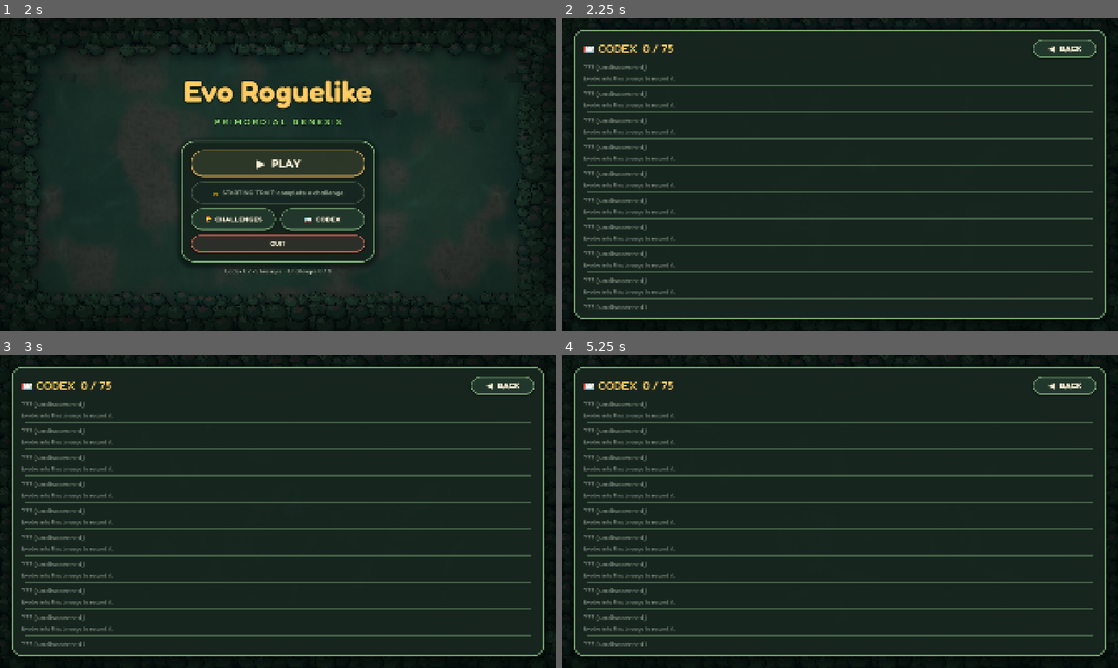
Above: before the commit, frames 1-4 (two rows, left to right).
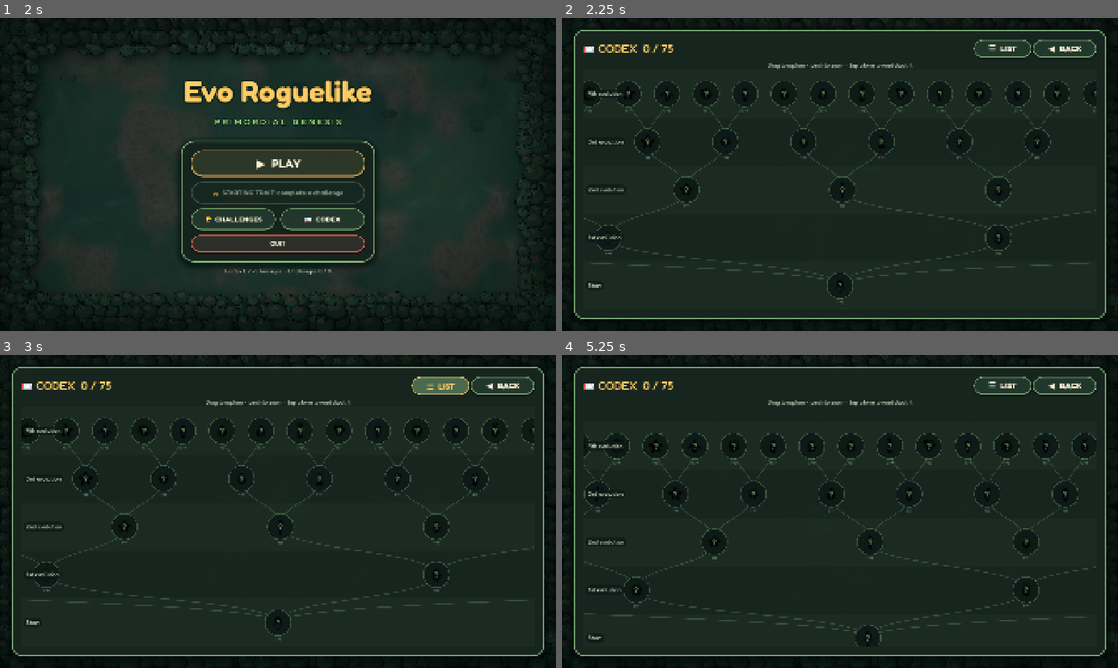
Above: after the commit, the same moments.

Repository: kurosatto/Game
Game: Godot game, scene res://MainMenu.tscn
Two runs of this game, one before a commit and one after it. Both use one fixed random seed, a clock stepped at 60 frames per second and the inputs below.
Inputs (mouse positions are in pixels of both pictures, inside the frame that each line leads up to):
- Up to frame 1 (2 s): click "🏆 CHALLENGES" at 0.5 s; click "◀ BACK" at 1.25 s
- Up to frame 2 (2.25 s): click "📖 CODEX" at 2 s
- Up to frame 3 (3 s): click (439, 386) at 2.75 s, where only the run after the commit has a clickable "☰ LIST"
- Up to frame 4 (5.25 s): tap A at 3.5, 5 s; move the mouse to (962, 495) at 3.52 s; hold D 3.53-4.25 s; tap J at 3.6 s; click (962, 495) at 3.67 s; tap Space at 3.77, 4.07 s; click (1001, 386) at 4.25 s, where only the run after the commit has a clickable "🌳 TREE"; drag from (728, 527) to (812, 574) at 5.02 s

Frame 1 is identical in both runs. In frame 2, 9.1% of the frame differs, in the area x 3-97%, y 6-94%; in frame 3, 9.5%; in frame 4, 9.4%.

Commit message:
Show the codex as a pannable evolution tree
The codex now opens on a tree of all 75 lineages growing up from the
ancestral cell, one row per evolution pick. Discovered forms show their
animated sprite and name with branches lit in their colour; the rest are
silhouettes. Drag to pan, pinch or wheel to zoom, tap a form for its
clade, fact, living relatives and attack. LIST keeps the old text view.

Co-Authored-By: Claude Opus 5.5 <noreply@anthropic.com>
Claude-Session: https://claude.ai/code/session_01MxnmGEtu9CMGUkXiJCxWXe

Diff:
--- /dev/null
+++ b/CodexTree.gd
@@ -0,0 +1,390 @@
+# CodexTree.gd
+# The codex as an evolution tree: the ancestral cell at the bottom and every
+# playable lineage branching up from it, one row per evolution pick.
+# Forms the player has evolved into show their sprite and name; the rest are
+# dark silhouettes. Drag to pan, pinch or mouse wheel to zoom, tap a form to
+# read about it in the side panel. Drawn in one _draw() so 75 forms stay cheap.
+extends Control
+
+const UI = preload("res://data/UIStyle.gd")
+var lineages = preload("res://data/Lineages.gd")
+var codex = preload("res://data/Codex.gd")
+
+const LEAF_GAP = 175.0   # horizontal room for each tip of the tree
+const LEVEL_GAP = 215.0  # vertical gap between evolution picks
+const NODE_R = 58.0      # radius of the round bubble behind each sprite
+const PICK_LABELS = ["Start", "1st evolution", "2nd evolution", "3rd evolution", "4th evolution"]
+
+var found: Array = []
+var nodes: Dictionary = {}   # path -> {pos, form, known}
+var content_size := Vector2.ZERO
+var font_med: Font
+var font_bold: Font
+var sheets: Dictionary = {}  # id -> Texture2D
+
+var zoom := 0.8
+var offset := Vector2.ZERO   # screen position of the content origin
+const NONE = "-"         # the root form's path is "", so "no selection" needs its own key
+var selected := NONE
+var time := 0.0
+var fitted := false
+
+# Input: one finger or mouse button pans, two fingers pinch
+var touches: Dictionary = {} # index -> position
+var press_pos := Vector2.ZERO
+var press_moved := false
+var mouse_down := false
+var pinch_dist := 0.0
+
+var pick_box: StyleBoxFlat
+var info: PanelContainer
+var info_icon: TextureRect
+var info_name: Label
+var info_clade: Label
+var info_body: Label
+
+func _ready():
+	clip_contents = true
+	mouse_filter = Control.MOUSE_FILTER_STOP
+	font_med = UI.font(500)
+	font_bold = UI.font(650)
+	found = codex.load_discovered()
+	pick_box = StyleBoxFlat.new()
+	pick_box.bg_color = Color(UI.INK, 0.85)
+	pick_box.set_corner_radius_all(16)
+	layout_tree()
+	build_info_panel()
+	resized.connect(fit_view)
+
+# ---- Layout ----
+func layout_tree():
+	var next_leaf := [0.0]
+	place("", 0, next_leaf)
+	var depth_max = 0
+	for p in nodes:
+		depth_max = max(depth_max, depth_of(p))
+	content_size = Vector2(next_leaf[0] * LEAF_GAP, (depth_max + 1) * LEVEL_GAP)
+	# Flip so the root sits at the bottom and the tips grow upwards
+	for p in nodes:
+		var n = nodes[p]
+		n.pos = Vector2(n.pos.x, content_size.y - LEVEL_GAP * 0.5 - depth_of(p) * LEVEL_GAP)
+
+func depth_of(path: String) -> int:
+	return 0 if path == "" else path.split(",").size()
+
+# Tips get the next free slot; a parent sits over the middle of its children
+func place(path: String, depth: int, next_leaf: Array) -> float:
+	var kids = lineages.get_child_paths(path)
+	var x := 0.0
+	if kids.is_empty():
+		x = (next_leaf[0] + 0.5) * LEAF_GAP
+		next_leaf[0] += 1.0
+	else:
+		var xs: Array = []
+		for k in kids:
+			xs.append(place(k, depth + 1, next_leaf))
+		x = (xs[0] + xs[-1]) * 0.5
+	var form = lineages.get_form(path)
+	nodes[path] = {"pos": Vector2(x, 0), "form": form, "known": found.has(form.id), "kids": kids}
+	return x
+
+func sheet(id: String) -> Texture2D:
+	if not sheets.has(id):
+		var p = "res://assets/lineages/%s_sheet.png" % id
+		sheets[id] = load(p) if ResourceLoader.exists(p) else null
+	return sheets[id]
+
+# Start zoomed so the whole height fits, centred on the starting cell
+func fit_view():
+	if size.y < 10:
+		return
+	if not fitted:
+		fitted = true
+		zoom = clamp(size.y / content_size.y, min_zoom(), 1.6)
+		var root_pos = nodes[""].pos
+		offset = Vector2(size.x * 0.5 - root_pos.x * zoom, size.y - content_size.y * zoom)
+	clamp_offset()
+	queue_redraw()
+
+func min_zoom() -> float:
+	return clamp(min(size.x / content_size.x, size.y / content_size.y) * 0.95, 0.12, 0.6)
+
+func clamp_offset():
+	var w = content_size.x * zoom
+	var h = content_size.y * zoom
+	var pad = 120.0
+	# Room to slide the right end out from under the open info panel
+	var right_pad = pad + (info.size.x + 12.0 if info and info.visible else 0.0)
+	if w < size.x:
+		offset.x = (size.x - w) * 0.5
+	else:
+		offset.x = clamp(offset.x, size.x - w - right_pad, pad)
+	if h < size.y:
+		offset.y = (size.y - h) * 0.5
+	else:
+		offset.y = clamp(offset.y, size.y - h - pad, pad)
+
+func zoom_at(point: Vector2, factor: float):
+	var before = (point - offset) / zoom
+	zoom = clamp(zoom * factor, min_zoom(), 1.6)
+	offset = point - before * zoom
+	clamp_offset()
+	queue_redraw()
+
+# ---- Drawing ----
+func _process(delta: float):
+	time += delta
+	queue_redraw()
+
+func _draw():
+	draw_set_transform(offset, 0.0, Vector2(zoom, zoom))
+	# Faint bands naming each evolution pick
+	for d in PICK_LABELS.size():
+		var y = content_size.y - LEVEL_GAP * 0.5 - d * LEVEL_GAP
+		if d % 2 == 0:
+			draw_rect(Rect2(-2000, y - LEVEL_GAP * 0.5, content_size.x + 4000, LEVEL_GAP), Color(UI.MEMBRANE, 0.035))
+	# Branches first so bubbles sit on top of them
+	for p in nodes:
+		var n = nodes[p]
+		for k in n.kids:
+			var c = nodes[k]
+			var lit = n.known and c.known
+			var col = Color(c.form.color.clamp(), 0.85) if lit else Color(UI.MEMBRANE, 0.22)
+			branch(n.pos, c.pos, col, 7.0 if lit else 4.0)
+	for p in nodes:
+		draw_node(p, nodes[p])
+	draw_set_transform(Vector2.ZERO, 0.0, Vector2.ONE)
+	# Pick labels stay pinned to the left edge so they're readable when panned
+	for d in PICK_LABELS.size():
+		var y = offset.y + (content_size.y - LEVEL_GAP * 0.5 - d * LEVEL_GAP) * zoom
+		if y > -20 and y < size.y + 20:
+			var w = font_med.get_string_size(PICK_LABELS[d], HORIZONTAL_ALIGNMENT_LEFT, -1, 20).x
+			draw_style_box(pick_box, Rect2(6, y - 16, w + 20, 32))
+			draw_string(font_med, Vector2(16, y + 7), PICK_LABELS[d], HORIZONTAL_ALIGNMENT_LEFT, -1, 20, UI.MUTED)
+
+# A soft S-curve, like a branch in a phylogeny drawn by hand
+func branch(from: Vector2, to: Vector2, col: Color, width: float):
+	var pts := PackedVector2Array()
+	var mid_y = (from.y + to.y) * 0.5
+	for i in 21:
+		var t = i / 20.0
+		var a = from.lerp(Vector2(from.x, mid_y), t)
+		var b = Vector2(from.x, mid_y).lerp(Vector2(to.x, mid_y), t)
+		var c = Vector2(to.x, mid_y).lerp(to, t)
+		pts.append(a.lerp(b, t).lerp(b.lerp(c, t), t))
+	draw_polyline(pts, col, width, true)
+
+func draw_node(p: String, n: Dictionary):
+	var pos: Vector2 = n.pos
+	var form: Dictionary = n.form
+	var tint: Color = form.color.clamp()
+	var bob = sin(time * 1.6 + pos.x * 0.013) * 3.0 if n.known else 0.0
+	var centre = pos + Vector2(0, bob)
+	if p == selected:
+		draw_circle(centre, NODE_R + 12, Color(UI.SUN, 0.35 + 0.15 * sin(time * 5.0)))
+	draw_circle(centre, NODE_R, Color(UI.INK.lerp(tint, 0.18 if n.known else 0.0), 0.95))
+	draw_arc(centre, NODE_R, 0, TAU, 48, Color(tint, 0.95) if n.known else Color(UI.MEMBRANE, 0.3), 4.0, true)
+	var tex = sheet(form.id)
+	if tex:
+		var fw = tex.get_width() / 4.0
+		var frame = int(fmod(time * 5.0 + pos.x, 4.0)) if n.known else 0
+		var src = Rect2(frame * fw, 0, fw, tex.get_height())
+		var s = 92.0
+		var mod = Color.WHITE if n.known else Color(0.02, 0.05, 0.04, 0.92)
+		draw_texture_rect_region(tex, Rect2(centre - Vector2(s, s) * 0.5, Vector2(s, s)), src, mod)
+	if not n.known:
+		draw_string(font_bold, centre + Vector2(-NODE_R, 14), "?", HORIZONTAL_ALIGNMENT_CENTER, NODE_R * 2, 40, Color(UI.MEMBRANE, 0.55))
+	var title = pretty(form.name) if n.known else "???"
+	draw_multiline_string(font_med, centre + Vector2(-LEAF_GAP * 0.5 + 4, NODE_R + 24), title,
+		HORIZONTAL_ALIGNMENT_CENTER, LEAF_GAP - 8, 19, 2, UI.CREAM if n.known else Color(UI.MUTED, 0.55))
+
+# "SEA LILY" -> "Sea Lily"
+func pretty(s: String) -> String:
+	return s.capitalize() if s == s.to_upper() else s
+
+# ---- Input ----
+func _input(event: InputEvent):
+	if not is_visible_in_tree():
+		return
+	if event is InputEventScreenTouch:
+		if event.pressed:
+			if not inside(event.position):
+				return
+			touches[event.index] = event.position
+			if touches.size() == 1:
+				begin_press(event.position)
+			else:
+				press_moved = true
+				pinch_dist = pinch_span()
+		elif touches.has(event.index):
+			touches.erase(event.index)
+			if touches.is_empty():
+				end_press(event.position)
+			pinch_dist = pinch_span()
+		accept()
+	elif event is InputEventScreenDrag:
+		if not touches.has(event.index):
+			return
+		touches[event.index] = event.position
+		if touches.size() >= 2:
+			var span = pinch_span()
+			if pinch_dist > 0.0 and span > 0.0:
+				zoom_at(pinch_centre(), span / pinch_dist)
+			pinch_dist = span
+		else:
+			drag(event.relative, event.position)
+		accept()
+	elif event is InputEventMouse and event.device != InputEvent.DEVICE_ID_EMULATION:
+		mouse_input(event)
+	elif event is InputEventMagnifyGesture and inside(event.position):
+		zoom_at(event.position - global_position, event.factor)
+		accept()
+
+func mouse_input(event: InputEventMouse):
+	if event is InputEventMouseButton:
+		if event.pressed and not inside(event.position):
+			return
+		match event.button_index:
+			MOUSE_BUTTON_LEFT:
+				mouse_down = event.pressed
+				if event.pressed:
+					begin_press(event.position)
+				else:
+					end_press(event.position)
+			MOUSE_BUTTON_WHEEL_UP:
+				zoom_at(event.position - global_position, 1.12)
+			MOUSE_BUTTON_WHEEL_DOWN:
+				zoom_at(event.position - global_position, 1.0 / 1.12)
+		accept()
+	elif event is InputEventMouseMotion and mouse_down:
+		drag(event.relative, event.position)
+		accept()
+
+func accept():
+	get_viewport().set_input_as_handled()
+
+# Ignore presses outside the tree or on the info panel and its button
+func inside(screen_pos: Vector2) -> bool:
+	if not get_global_rect().has_point(screen_pos):
+		return false
+	return not (info.visible and info.get_global_rect().has_point(screen_pos))
+
+func begin_press(pos: Vector2):
+	press_pos = pos
+	press_moved = false
+
+func drag(rel: Vector2, pos: Vector2):
+	if pos.distance_to(press_pos) > 18.0:
+		press_moved = true
+	offset += rel
+	clamp_offset()
+	queue_redraw()
+
+func end_press(pos: Vector2):
+	if press_moved:
+		return
+	var local = (pos - global_position - offset) / zoom
+	var hit = NONE
+	for p in nodes:
+		if nodes[p].pos.distance_to(local) < NODE_R + 14:
+			hit = p
+	select(hit)
+
+func pinch_span() -> float:
+	if touches.size() < 2:
+		return 0.0
+	var v = touches.values()
+	return v[0].distance_to(v[1])
+
+func pinch_centre() -> Vector2:
+	var v = touches.values()
+	return (v[0] + v[1]) * 0.5 - global_position
+
+# ---- Info panel ----
+func build_info_panel():
+	info = PanelContainer.new()
+	info.add_theme_stylebox_override("panel", UI.panel(UI.MEMBRANE, 28, 0.97, 26.0))
+	info.anchor_left = 1.0
+	info.anchor_right = 1.0
+	info.anchor_top = 0.0
+	info.anchor_bottom = 1.0
+	info.offset_left = -560
+	info.offset_right = -12
+	info.offset_top = 12
+	info.offset_bottom = -12
+	info.visible = false
+	add_child(info)
+	var box = VBoxContainer.new()
+	box.add_theme_constant_override("separation", 10)
+	info.add_child(box)
+	var top = HBoxContainer.new()
+	box.add_child(top)
+	info_icon = TextureRect.new()
+	info_icon.custom_minimum_size = Vector2(150, 150)
+	info_icon.expand_mode = TextureRect.EXPAND_IGNORE_SIZE
+	info_icon.stretch_mode = TextureRect.STRETCH_KEEP_ASPECT_CENTERED
+	top.add_child(info_icon)
+	var close = Button.new()
+	close.text = "✕"
+	close.custom_minimum_size = Vector2(72, 72)
+	close.size_flags_horizontal = Control.SIZE_SHRINK_END | Control.SIZE_EXPAND
+	close.size_flags_vertical = Control.SIZE_SHRINK_BEGIN
+	close.add_theme_font_size_override("font_size", 30)
+	for state in ["normal", "hover", "pressed"]:
+		close.add_theme_stylebox_override(state, UI.button_box(state, UI.MEMBRANE))
+	close.pressed.connect(func(): select(NONE))
+	top.add_child(close)
+	info_name = make_label(32, UI.SUN, font_bold)
+	box.add_child(info_name)
+	info_clade = make_label(20, UI.MUTED, font_med)
+	box.add_child(info_clade)
+	var scroll = ScrollContainer.new()
+	scroll.size_flags_vertical = Control.SIZE_EXPAND_FILL
+	scroll.horizontal_scroll_mode = ScrollContainer.SCROLL_MODE_DISABLED
+	box.add_child(scroll)
+	info_body = make_label(21, UI.CREAM, font_med)
+	info_body.size_flags_horizontal = Control.SIZE_EXPAND_FILL
+	scroll.add_child(info_body)
+
+func make_label(size_px: int, col: Color, f: Font) -> Label:
+	var l = Label.new()
+	l.autowrap_mode = TextServer.AUTOWRAP_WORD_SMART
+	l.add_theme_font_override("font", f)
+	l.add_theme_font_size_override("font_size", size_px)
+	l.add_theme_color_override("font_color", col)
+	return l
+
+func select(path: String):
+	selected = path
+	info.visible = path != NONE
+	if path == NONE:
+		return
+	SoundManager.play_sfx("dna_pickup", 1.4)
+	var n = nodes[path]
+	var form: Dictionary = n.form
+	var tex = sheet(form.id)
+	if tex:
+		var at = AtlasTexture.new()
+		at.atlas = tex
+		at.region = Rect2(0, 0, tex.get_width() / 4.0, tex.get_height())
+		info_icon.texture = at
+	info_icon.modulate = Color.WHITE if n.known else Color(0.02, 0.05, 0.04, 0.95)
+	if n.known:
+		info_name.text = pretty(form.name)
+		info_clade.text = form.clade_path
+		info_body.text = "%s\n\n%s\n\nLiving today: %s\n\nAttack: %s" % [
+			form.clade, form.fact, form.living_example, form.get("weapon_name", "")]
+	else:
+		info_name.text = "Undiscovered"
+		if path == "":
+			info_clade.text = "Where every run begins"
+		else:
+			var parent = path.rsplit(",", true, 1)[0] if path.contains(",") else ""
+			info_clade.text = "Branches from: %s" % (pretty(nodes[parent].form.name) if nodes[parent].known else "???")
+		info_body.text = "Evolve into this lineage during a run to record it in the codex.\n\nEach evolution pick moves one row up the tree."
+	# Keep the chosen form visible beside the panel
+	var screen = offset + n.pos * zoom
+	var free_w = size.x - info.size.x - 24
+	if screen.x > free_w - 80 or screen.x < 80:
+		offset.x += free_w * 0.5 - screen.x
+		clamp_offset()
--- a/MainMenu.gd
+++ b/MainMenu.gd
@@ -205,7 +205,7 @@
 	update_trait_text()
 
 # ---- Overlays ----
-func open_overlay(title: String) -> VBoxContainer:
+func open_overlay(title: String, scrolling: bool = true) -> VBoxContainer:
 	close_overlay()
 	menu_box.visible = false
 	overlay = PanelContainer.new()
@@ -224,6 +224,11 @@
 	var back = button("◀  BACK", close_overlay)
 	back.custom_minimum_size = Vector2(220, 64)
 	top.add_child(back)
+	if not scrolling:
+		var area = VBoxContainer.new()
+		area.size_flags_vertical = Control.SIZE_EXPAND_FILL
+		outer.add_child(area)
+		return area
 	var scroll = ScrollContainer.new()
 	scroll.size_flags_vertical = Control.SIZE_EXPAND_FILL
 	scroll.horizontal_scroll_mode = ScrollContainer.SCROLL_MODE_DISABLED
@@ -260,9 +265,31 @@
 		else:
 			row(list, "○ " + c.name, "%s.  Unlocks starting trait: %s" % [c.goal, a.name], UI.CREAM)
 
+# The codex opens on the evolution tree (CodexTree.gd); LIST shows the
+# same forms as plain text rows.
 func show_codex():
 	var found: Array = codex.load_discovered()
+	var area = open_overlay("📖 CODEX  %d / %d" % [found.size(), lineages.TREE.size()], false)
+	add_overlay_button(area, "☰  LIST", show_codex_list)
+	var hint = label("Drag to explore  ·  pinch to zoom  ·  tap a form to read about it", 18, UI.MUTED)
+	area.add_child(hint)
+	var tree = preload("res://CodexTree.gd").new()
+	tree.size_flags_vertical = Control.SIZE_EXPAND_FILL
+	tree.size_flags_horizontal = Control.SIZE_EXPAND_FILL
+	area.add_child(tree)
+
+# Puts an extra button next to BACK in the overlay's top bar
+func add_overlay_button(area: Control, text: String, on_press: Callable):
+	var top: HBoxContainer = area.get_parent().get_child(0)
+	var b = button(text, on_press)
+	b.custom_minimum_size = Vector2(200, 64)
+	top.add_child(b)
+	top.move_child(b, top.get_child_count() - 2)
+
+func show_codex_list():
+	var found: Array = codex.load_discovered()
 	var list = open_overlay("📖 CODEX  %d / %d" % [found.size(), lineages.TREE.size()])
+	add_overlay_button(list.get_parent(), "🌳  TREE", show_codex)
 	# Tree order: the path keys sort parents before children
 	var paths: Array = lineages.TREE.keys()
 	paths.sort_custom(func(a, b): return a.split(",").size() < b.split(",").size() or (a.split(",").size() == b.split(",").size() and a < b))
--- /dev/null
+++ b/tools/codexshots.gd
@@ -0,0 +1,41 @@
+# codexshots.gd
+# Screenshots of the codex evolution tree with a few discovered paths.
+# Needs a window (xvfb-run on Linux); overwrites user://codex.cfg:
+#   SHOT_DIR=<folder> godot --path . -s res://tools/codexshots.gd
+extends SceneTree
+var out := OS.get_environment("SHOT_DIR")
+func snap(name: String):
+	for i in 4: await process_frame
+	await RenderingServer.frame_post_draw
+	root.get_texture().get_image().save_png(out + "/" + name + ".png")
+	print("SHOT ", name)
+func _initialize():
+	var lineages = load("res://data/Lineages.gd")
+	var codex = load("res://data/Codex.gd")
+	# Two full runs and part of a third
+	for path in ["", "0", "0,1", "0,1,0", "0,1,0,1", "3", "3,1", "3,1,2", "3,1,2,0", "2", "2,0"]:
+		if lineages.TREE.has(path):
+			codex.discover(lineages.TREE[path].id)
+	for i in 5: await process_frame
+	DisplayServer.window_set_mode(DisplayServer.WINDOW_MODE_WINDOWED)
+	DisplayServer.window_set_size(Vector2i(2340, 1080))
+	for i in 10: await process_frame
+	var menu = load("res://MainMenu.tscn").instantiate()
+	root.add_child(menu)
+	for i in 20: await process_frame
+	menu.show_codex()
+	for i in 10: await process_frame
+	await snap("codex_tree")
+	var tree = menu.overlay.find_children("*", "Control", true, false).filter(func(c): return c.get_script() and c.get_script().resource_path.ends_with("CodexTree.gd"))[0]
+	tree.select("3,1,2")
+	await snap("codex_tree_info")
+	tree.select("3,1,2,1")
+	await snap("codex_tree_unknown")
+	tree.select(tree.NONE)
+	tree.zoom_at(tree.size * 0.5, 0.01)
+	await snap("codex_tree_zoomed_out")
+	tree.zoom_at(Vector2(200, tree.size.y - 100), 2.2)
+	await snap("codex_tree_zoomed_in")
+	menu.show_codex_list()
+	await snap("codex_list")
+	quit()
--- /dev/null
+++ b/tools/codextest.gd
@@ -0,0 +1,55 @@
+# codextest.gd
+# Checks the codex tree's touch input: a tap selects a form, a drag pans
+# without selecting, a pinch zooms.
+# Needs a real window (headless has a 0x0 one that breaks input transforms):
+#   xvfb-run -a godot --path . -s res://tools/codextest.gd
+extends SceneTree
+func touch(i: int, pos: Vector2, down: bool):
+	var e = InputEventScreenTouch.new()
+	e.index = i
+	e.position = pos
+	e.pressed = down
+	root.push_input(e)
+func move(i: int, pos: Vector2, rel: Vector2):
+	var e = InputEventScreenDrag.new()
+	e.index = i
+	e.position = pos
+	e.relative = rel
+	root.push_input(e)
+func check(ok: bool, what: String):
+	print(("PASS " if ok else "FAIL ") + what)
+	if not ok:
+		failed = true
+var failed = false
+func _initialize():
+	var menu = load("res://MainMenu.tscn").instantiate()
+	root.add_child(menu)
+	for i in 5: await process_frame
+	menu.show_codex()
+	for i in 5: await process_frame
+	var tree = menu.overlay.find_children("*", "Control", true, false).filter(func(c): return c.get_script() and c.get_script().resource_path.ends_with("CodexTree.gd"))[0]
+	check(tree.nodes.size() == 75, "all 75 forms laid out")
+	var root_screen = tree.global_position + tree.offset + tree.nodes[""].pos * tree.zoom
+	touch(0, root_screen, true)
+	touch(0, root_screen, false)
+	await process_frame
+	check(tree.selected == "" and tree.info.visible, "tap on the starting cell selects it")
+	tree.select(tree.NONE)
+	var before = tree.offset
+	var p = tree.global_position + tree.size * 0.5
+	touch(0, p, true)
+	for k in 5:
+		move(0, p + Vector2(-40 * (k + 1), 0), Vector2(-40, 0))
+	touch(0, p + Vector2(-200, 0), false)
+	await process_frame
+	check(tree.offset.x < before.x - 100, "drag pans the tree")
+	check(tree.selected == tree.NONE, "drag does not select")
+	var z = tree.zoom
+	touch(0, p - Vector2(50, 0), true)
+	touch(1, p + Vector2(50, 0), true)
+	move(1, p + Vector2(150, 0), Vector2(100, 0))
+	touch(1, p + Vector2(150, 0), false)
+	touch(0, p - Vector2(50, 0), false)
+	await process_frame
+	check(tree.zoom > z * 1.3, "pinch zooms in")
+	quit(1 if failed else 0)
Not shown, added: CodexTree.gd.uid
Not shown, added: tools/codexshots.gd.uid
Not shown, added: tools/codextest.gd.uid
